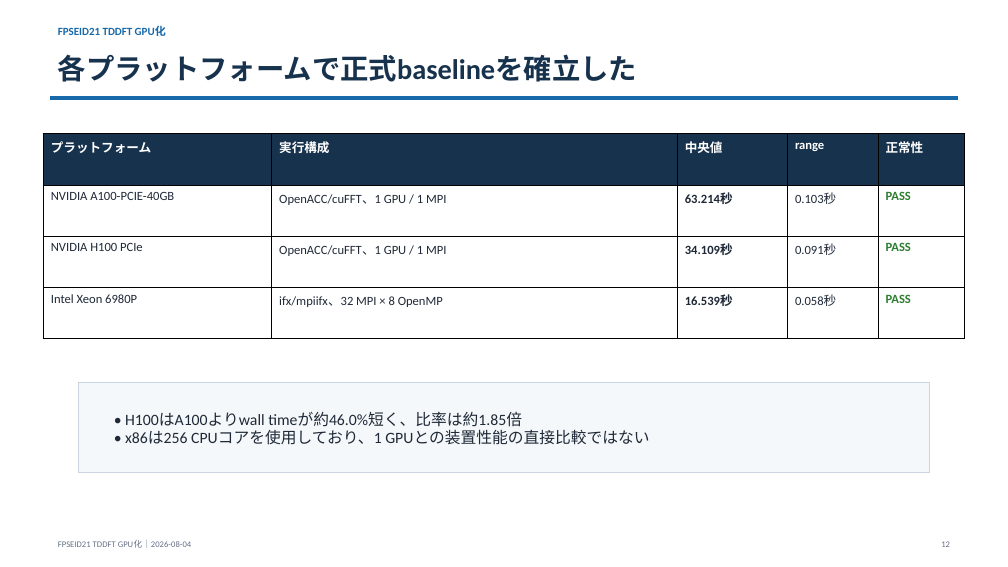
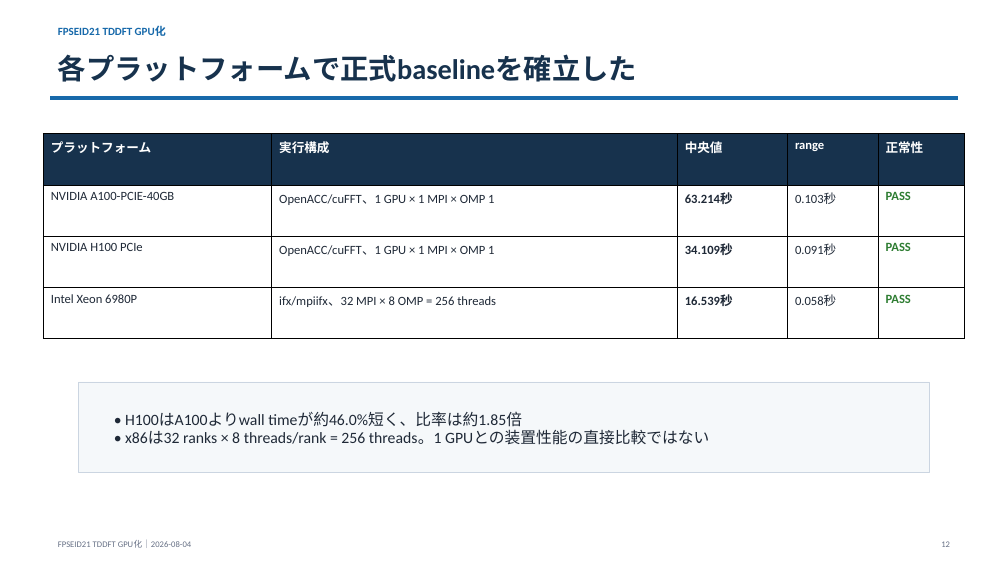
Before and after one commit to minus-orange/test_tddft, a slide deck: slide 12 of docs/FPSEID21_TDDFT_GPU_PROGRESS_2026-08-04.pptx. Drawn at 1008x567 pixels with LibreOffice and Linux fonts; fonts in the diff are those of the drawing. Boxes give left, top, right and bottom in pixels: in the first picture for what was removed or moved away, otherwise in the second. Text is boxed around its words. In the diff, an @@ line names an element or a change of style, - is before the commit and + after.

```diff
--- a/docs/FPSEID21_TDDFT_GPU_PROGRESS_2026-08-04.pptx
+++ b/docs/FPSEID21_TDDFT_GPU_PROGRESS_2026-08-04.pptx
@@ table at [43, 134, 965, 339] @@
-row 2, column 2: OpenACC/cuFFT、1 GPU / 1 MPI
+row 2, column 2: OpenACC/cuFFT、1 GPU × 1 MPI × OMP 1
-row 3, column 2: OpenACC/cuFFT、1 GPU / 1 MPI
+row 3, column 2: OpenACC/cuFFT、1 GPU × 1 MPI × OMP 1
-row 4, column 2: ifx/mpiifx、32 MPI × 8 OpenMP
+row 4, column 2: ifx/mpiifx、32 MPI × 8 OMP = 256 threads
@@ text at [125, 430, 709, 445]: text changed @@
-• x86は256 CPUコアを使用しており、1 GPUとの装置性能の直接比較ではない
+• x86は32 ranks × 8 threads/rank = 256 threads。1 GPUとの装置性能の直接比較ではない
```
Also in this commit, not shown: 3 other slides changed, 1 other file.
